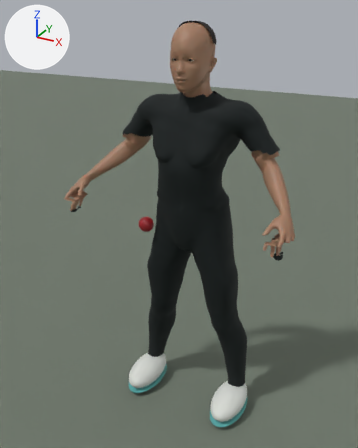
What one commit did to the Blender file art/blender/Bowler.blend.
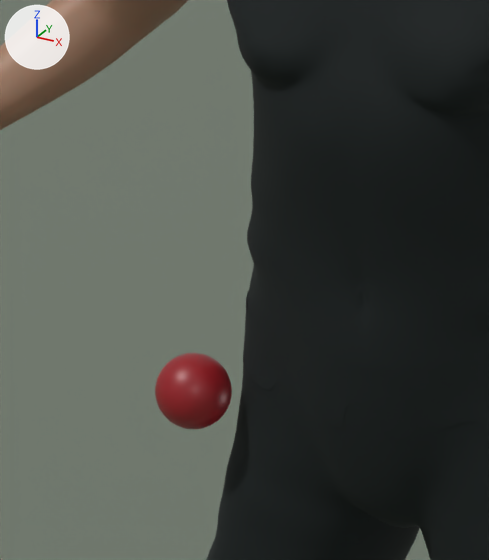
Old and new are each drawn whole from a camera (50 mm lens) standing at (0.961, -1.926, 1.897) and looking at (-0.039, -0.106, 0.988) and again close up on the part from 30% to 57% of the width and 32% to 58% of the height. Every picture has the same lights, and +X, +Y and +Z are marked at upper left. The last two pictures show the newer version.

Before the edit, the objects in view are built like this:
```python
me_anatomical_topology = bpy.data.meshes.new('Anatomical topology')
me_anatomical_topology.from_pydata(...)  # 13380 vertices, 13378 faces; spans x -0.53..0.53, y -0.36..0.11, z 0.0..1.84
me_anatomical_topology.polygons.foreach_set('use_smooth', [True] * 13378)
me_anatomical_topology.materials.append(mat_skin)
me_sphere_008 = bpy.data.meshes.new('Sphere.008')
me_sphere_008.from_pydata(...)  # a UV sphere (32 segments, 20 rings, poles along z) spanning x -0.036..0.036, y -0.036..0.036, z -0.036..0.036
me_sphere_008.polygons.foreach_set('use_smooth', [True] * 640)
me_sphere_008.materials.append(mat_cricket_ball)  # red #991d24
me_trousers = bpy.data.meshes.new('Trousers')
me_trousers.from_pydata(...)  # 1485 vertices, 1410 faces; spans x -0.504..0.506, y -0.317..0.126, z 0.118..1.062
me_trousers.polygons.foreach_set('use_smooth', [True] * 1410)
me_trousers.materials.append(mat_teal_woven_kit)
ob_athlete_skin = bpy.data.objects.new('Athlete_skin', me_anatomical_topology)
ob_athlete_skin.location = (0.0, 0.0, 0.0)
ob_preview_ball = bpy.data.objects.new('Preview_ball', me_sphere_008)
ob_preview_ball.location = (-0.195, -0.14, 0.967)
ob_trousers = bpy.data.objects.new('Trousers', me_trousers)
ob_trousers.location = (0.0, 0.0, 0.0)
_m = ob_trousers.modifiers.new('Tailoring surface', 'SUBSURF')
_m.render_levels = 1
# also in view: 'Review_ground' at (0.0, -5.0, -0.005); 'Jersey' at (0.0, -0.038, 1.273)
```
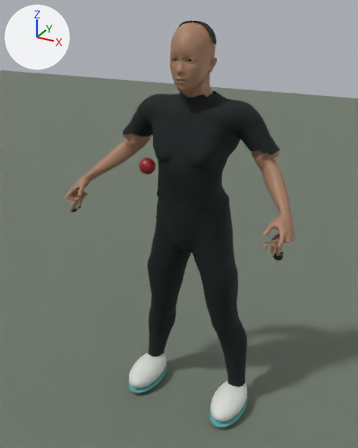
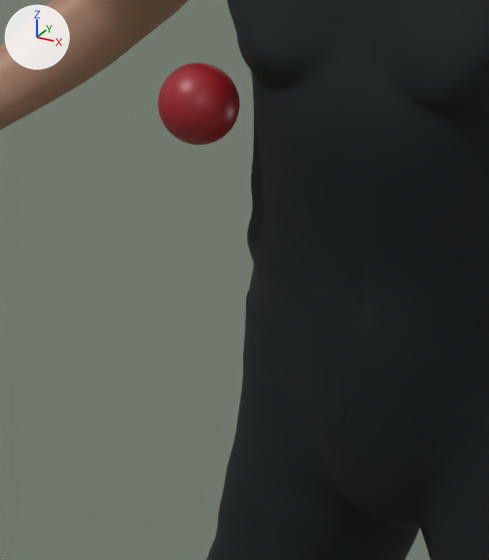
Pixel boxes [x1, y1, x2, y2] of what changed, in the close-ups (489 x 560 px):
'Preview_ball', moved: before [155, 353, 232, 429]; after [158, 63, 240, 145]

What the commit changed:
Object 'Preview_ball' (ob_preview_ball) moves from (-0.195, -0.14, 0.967) to (-0.166, -0.163, 1.258).
